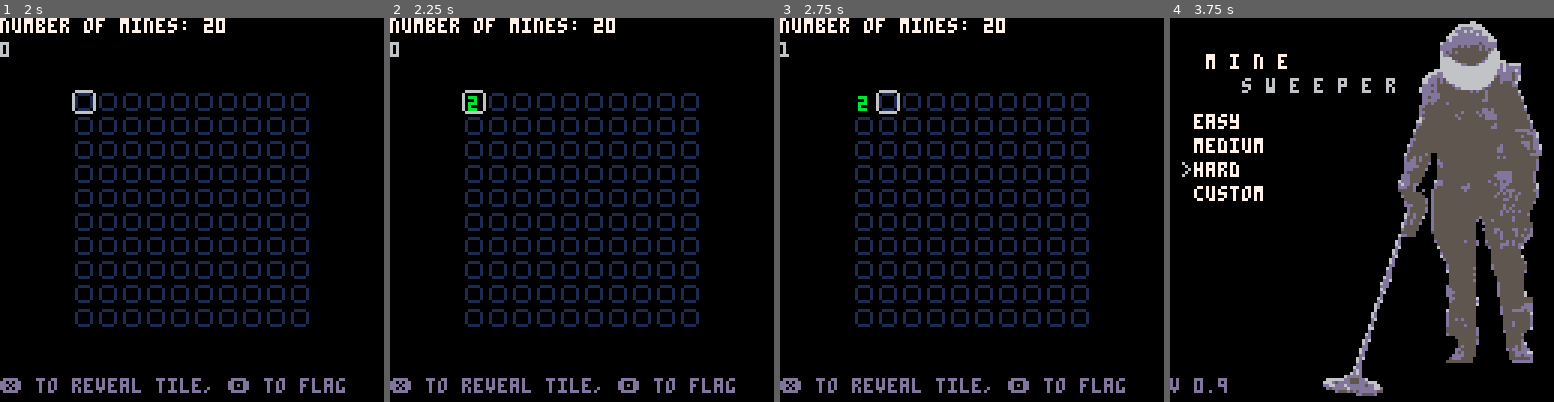
Above: before the commit, frames 1-4 (left to right).
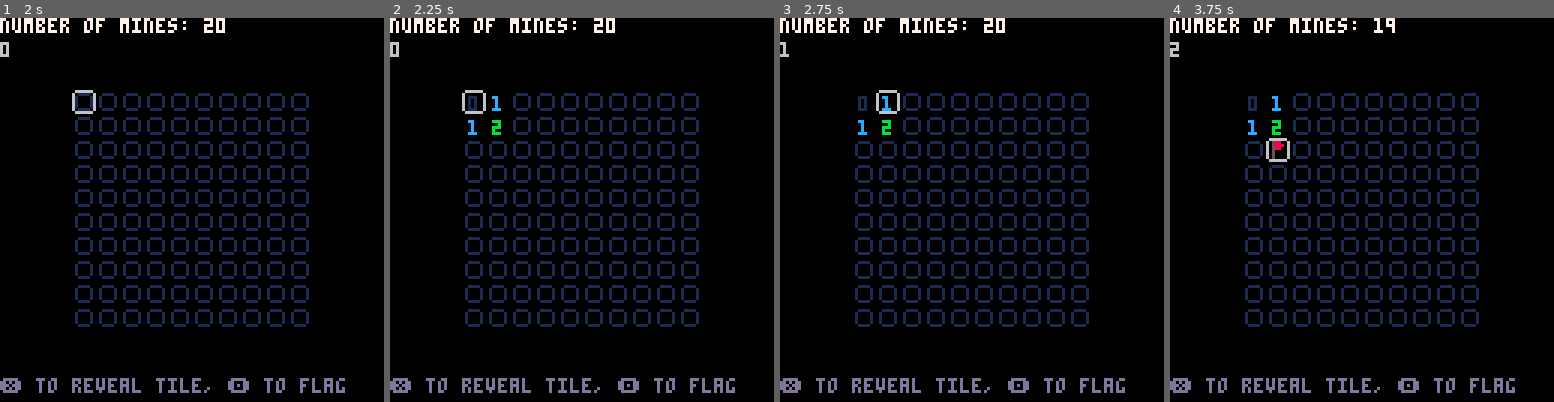
Above: after the commit, the same moments.

Repository: bladh/pico8-minesweeper
Game: PICO-8 cartridge mine.p8
Two runs of this game, one before a commit and one after it. Both use one fixed random seed, a clock stepped at 60 frames per second and the inputs below.
Inputs:
- Up to frame 1 (2 s): tap one key every 0.37 s from 0.33 s: O (Z key) Down O (Z key) X (X key); hold Up from 1.97 s (still down)
- Up to frame 2 (2.25 s): keep holding Up; tap X (X key) at 2.07 s; tap O (Z key) at 2.22 s
- Up to frame 3 (2.75 s): release Up at 2.63 s; hold Right from 2.68 s (still down)
- Up to frame 4 (3.75 s): tap X (X key) at 2.82, 3.57 s; release Right at 3.02 s; hold Down 3.07-3.73 s; tap O (Z key) at 3.72 s

Frame 1 is identical in both runs. In frame 2, 0.5% of the frame differs, in the area x 19-31%, y 19-31%; in frame 3, 0.5%; in frame 4, 33%, in the area x 0-97%, y 0-99%.

Commit message:
Fix bug where mines don't clear around the first click

Diff:
--- a/mine.p8
+++ b/mine.p8
@@ -161,9 +161,6 @@
 end
 
 function move_mines(board, x, y)
-  if board.f[x][y].v != "x" do
-    return
-  end
   local minecount = region_clear_mines(board, x, y)
   while minecount != 0 do
     add_mines(board, minecount)
